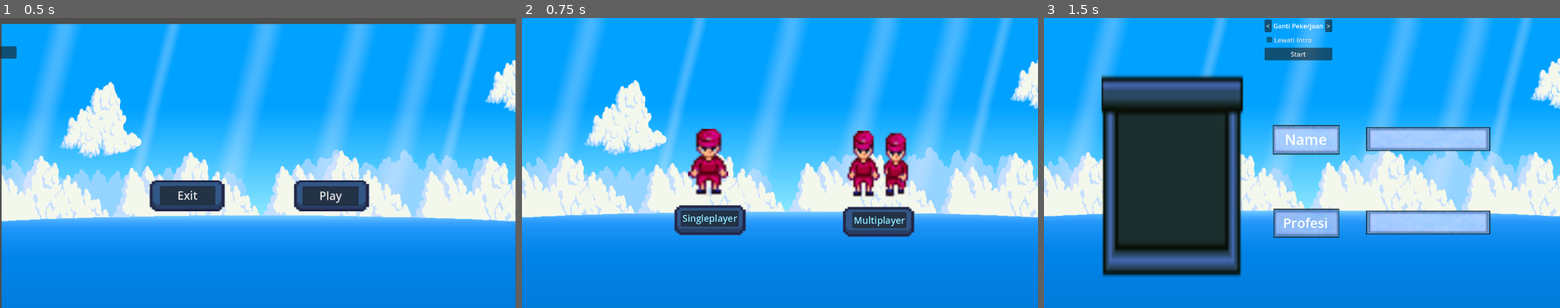
Above: before the commit, frames 1-3 (left to right).
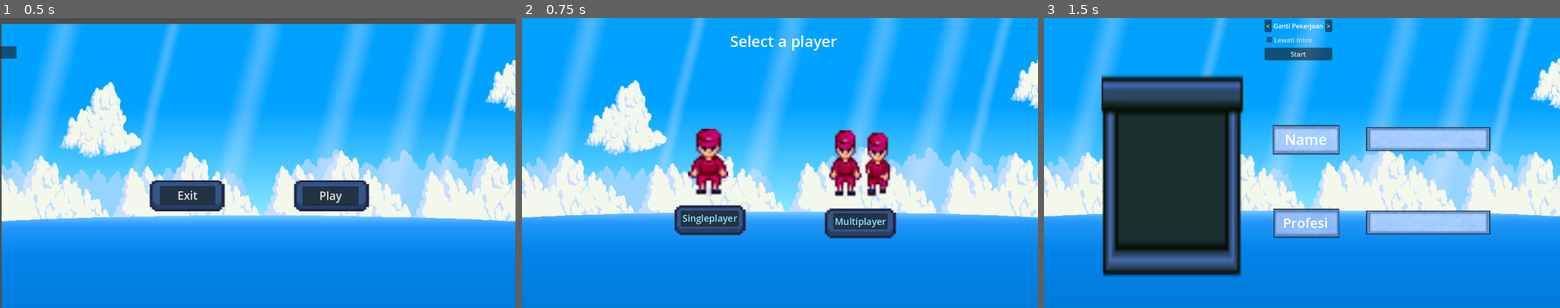
Above: after the commit, the same moments.

Repository: birugh/minimart
Game: Godot game, scene res://Interface/main_menu.tscn
The game is run twice, just before and just after one commit, with the same random seed, the same clock (stepped at 60 frames per second) and the same inputs.
Inputs:
- Up to frame 1 (0.5 s): no input
- Up to frame 2 (0.75 s): click "Play" at 0.5 s
- Up to frame 3 (1.5 s): click "Singleplayer" at 1.25 s

Frame 1 is identical in both runs. In frame 2, 4.7% of the frame differs, in the area x 40-77%, y 6-76%; in frame 3, nothing differs.

Commit message:
label teks
label teks

Diff:
--- a/Interface/play_menu.tscn
+++ b/Interface/play_menu.tscn
@@ -1,9 +1,12 @@
-[gd_scene load_steps=5 format=3 uid="uid://c5nka0q5uel4x"]
+[gd_scene load_steps=6 format=3 uid="uid://c5nka0q5uel4x"]
 
 [ext_resource type="Script" path="res://Scripts/play_menu.gd" id="1_n27gl"]
 [ext_resource type="Texture2D" uid="uid://c0pgrqb0mr2kb" path="res://Job-action/job-assets/169040.png" id="2_2ddps"]
 [ext_resource type="Texture2D" uid="uid://b82uc3nhjxqtp" path="res://Assets/aset.png" id="2_ual75"]
 [ext_resource type="Texture2D" uid="uid://g0wfq0hj8m2j" path="res://Job-action/job-assets/merah.png" id="3_a6jsx"]
+
+[sub_resource type="LabelSettings" id="LabelSettings_rlbi1"]
+font_size = 38
 
 [node name="Play_Menu" type="Control"]
 layout_mode = 3
@@ -62,19 +65,19 @@
 
 [node name="NinePatchRect" type="NinePatchRect" parent="NinePatchRect"]
 layout_mode = 0
-offset_left = 418.0
-offset_top = 4.0
-offset_right = 604.0
-offset_bottom = 86.0
+offset_left = 373.0
+offset_top = 8.0
+offset_right = 559.0
+offset_bottom = 90.0
 texture = ExtResource("2_ual75")
 region_rect = Rect2(174, 249, 80, 40)
 
 [node name="Multiplayer_Button" type="Button" parent="."]
 layout_mode = 2
-offset_left = 819.0
-offset_top = 482.0
-offset_right = 954.0
-offset_bottom = 522.0
+offset_left = 772.0
+offset_top = 485.0
+offset_right = 907.0
+offset_bottom = 525.0
 theme_override_colors/font_disabled_color = Color(0.698039, 0.788235, 0.976471, 1)
 theme_override_colors/font_hover_pressed_color = Color(0.698039, 0.788235, 0.976471, 1)
 theme_override_colors/font_color = Color(0.556863, 0.905882, 1, 1)
@@ -92,12 +95,22 @@
 
 [node name="NinePatchRect3" type="NinePatchRect" parent="."]
 layout_mode = 0
-offset_left = 807.0
-offset_top = 280.0
-offset_right = 959.0
-offset_bottom = 446.0
+offset_left = 762.0
+offset_top = 279.0
+offset_right = 914.0
+offset_bottom = 445.0
 texture = ExtResource("3_a6jsx")
 region_rect = Rect2(32.0267, -0.107607, 30.2505, 29.8152)
 
+[node name="Label" type="Label" parent="."]
+layout_mode = 0
+offset_left = 516.0
+offset_top = 31.0
+offset_right = 782.0
+offset_bottom = 84.0
+text = "Select a player
+"
+label_settings = SubResource("LabelSettings_rlbi1")
+
 [connection signal="pressed" from="NinePatchRect/Singleplayer_Button" to="." method="_on_singleplayer_button_pressed"]
 [connection signal="pressed" from="Multiplayer_Button" to="." method="_on_multiplayer_button_pressed"]
